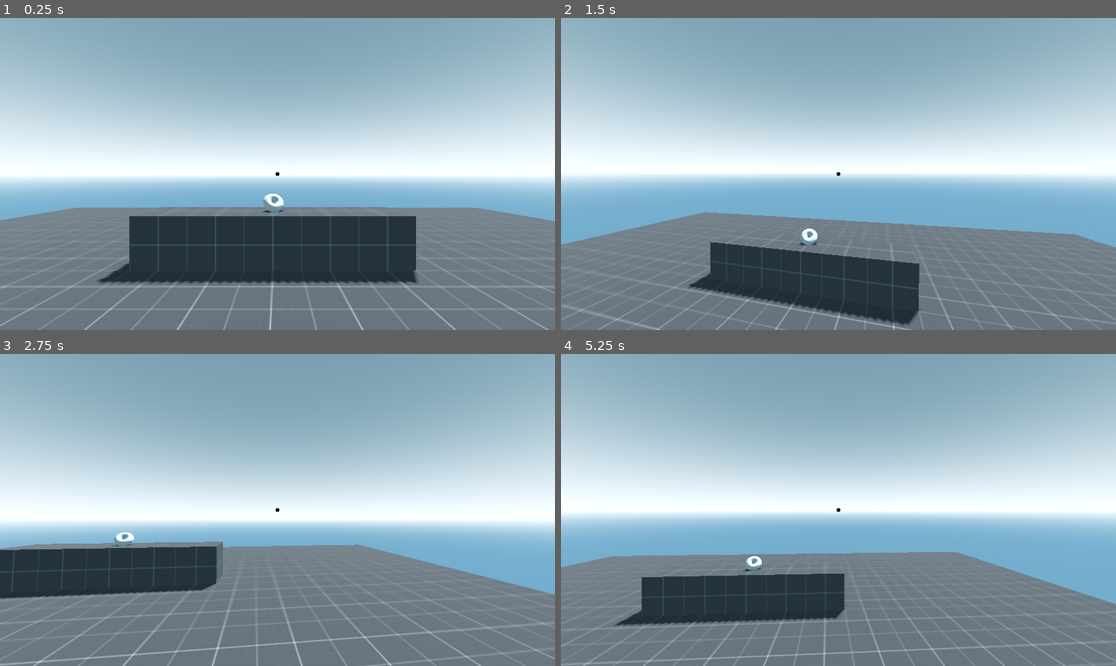
Above: before the commit, frames 1-4 (two rows, left to right).
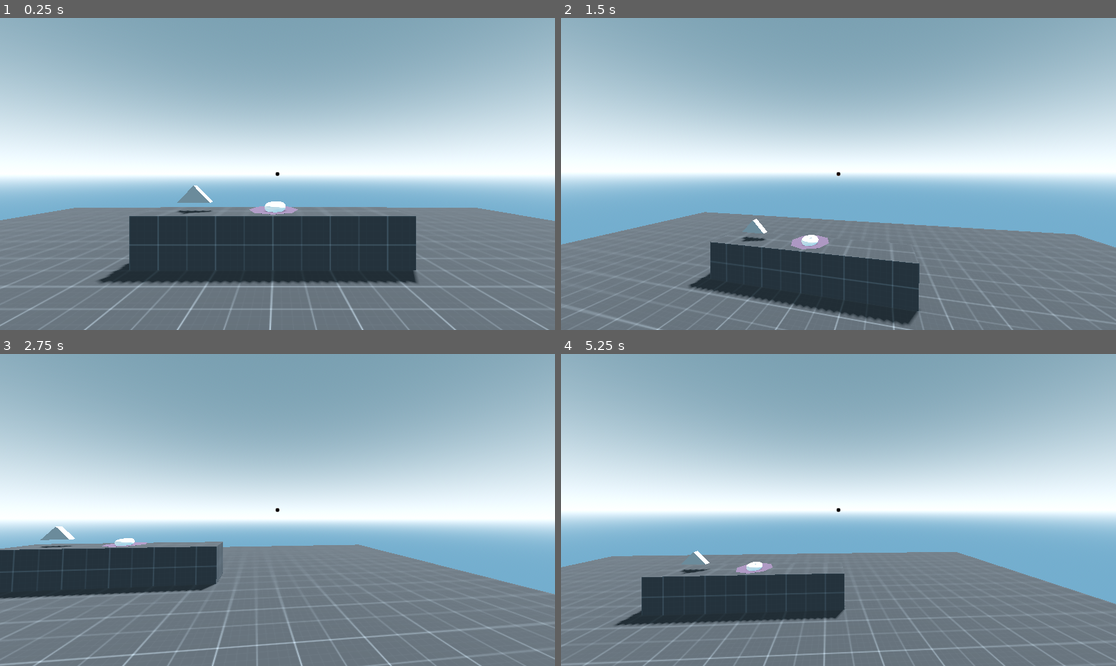
Above: after the commit, the same moments.

Repository: groundsmind/akozak
Game: Godot game, scene res://samples/scenes/test_area.tscn
Two runs of this game, one before a commit and one after it. Both use one fixed random seed, a clock stepped at 60 frames per second and the inputs below.
Inputs (mouse positions are in pixels of both pictures, inside the frame that each line leads up to):
- Up to frame 1 (0.25 s): no input
- Up to frame 2 (1.5 s): tap Enter at 0.5 s; move the mouse to (866, 174) at 0.52 s; hold D (right) 0.53-1.28 s; tap W (front) at 0.6 s; tap Space (jump) at 0.77 s; move the mouse to (810, 174) at 1.27 s; hold S (back) from 1.28 s (still down); tap Shift (sprint) at 1.35 s
- Up to frame 3 (2.75 s): tap Space (jump) at 1.52 s; move the mouse to (288, 503) at 2.02 s; release S (back) at 2.03 s; hold D (right) from 2.03 s (still down); tap E at 2.1 s
- Up to frame 4 (5.25 s): move the mouse to (832, 516) at 2.77 s; tap W (front) at 2.85, 5.1 s; tap Space (jump) at 3.02, 3.77, 4.52 s; move the mouse to (877, 513) at 3.52 s; release D (right) at 3.53 s; hold Shift (sprint) 3.53-4.28 s; hold A (left) 3.53-5.03 s; move the mouse to (794, 506) at 4.27 s; tap E at 4.35 s; move the mouse to (844, 510) at 5.02 s; hold S (back) from 5.03 s (still down)

The runs differ from the first frame. In frame 1, 0.5% of the frame differs, in the area x 31-54%, y 53-64%; in frame 2, 0.4%; in frame 3, 0.4%; in frame 4, 0.3%.

Commit message:
juice plus stuff

Diff:
--- a/nodes/Interface/InteractionHints3d.tscn
+++ b/nodes/Interface/InteractionHints3d.tscn
@@ -7,7 +7,7 @@
 
 [node name="InteractionHints3D" type="Sprite3D" unique_id=724784978]
 transform = Transform3D(0.15, 0, 0, 0, 0.15, 0, 0, 0, 0.005, 0, 0, 0)
-billboard = 1
+billboard = 2
 double_sided = false
 no_depth_test = true
 texture = SubResource("ViewportTexture_cb2or")
--- a/nodes/Interface/Prompt.tscn
+++ b/nodes/Interface/Prompt.tscn
@@ -25,7 +25,7 @@
 tint_under = Color(0.16, 0.16, 0.16, 0.5019608)
 tint_progress = Color(0.51666665, 1, 0, 0.8392157)
 
-[node name="Key" type="Label" parent="CenterContainer" unique_id=529173622]
+[node name="KeyLabel" type="Label" parent="CenterContainer" unique_id=529173622]
 layout_mode = 2
 theme_override_colors/font_outline_color = Color(0, 0, 0, 1)
 theme_override_constants/outline_size = 45
@@ -34,7 +34,7 @@
 horizontal_alignment = 1
 vertical_alignment = 1
 
-[node name="Hint" type="Label" parent="." unique_id=1840373609]
+[node name="HintLabel" type="Label" parent="." unique_id=1840373609]
 layout_mode = 2
 theme_override_constants/outline_size = 45
 theme_override_font_sizes/font_size = 146
--- a/project.godot
+++ b/project.godot
@@ -12,7 +12,7 @@
 
 config/name="interaction system"
 run/main_scene="uid://bm1q1wrq8xk14"
-config/features=PackedStringArray("4.6", "Forward Plus")
+config/features=PackedStringArray("4.7", "Forward Plus")
 config/icon="res://icon.svg"
 
 [autoload]
--- /dev/null
+++ b/samples/scenes/donut.gd
@@ -0,0 +1,24 @@
+extends MeshInstance3D
+
+@onready var donut_eat: GPUParticles3D = $"../donutEat"
+var destroyed: bool = false
+var mat = get_active_material(0)
+@onready var eaten_donut: CSGMesh3D = $"../EatenDonut"
+
+func _on_donut_interact_action_start(action: InteractSource) -> void:
+	match action.hint:
+		"Eat":
+			if not destroyed:
+				hide()
+				eaten_donut.show()
+				donut_eat.emitting = true
+		"Destroy":
+			hide()
+			eaten_donut.hide()
+			destroyed = true
+		"Glaze":
+			mat.albedo_color = Color(randf_range(0.0,1.0), randf_range(0.0,1.0), randf_range(0.0,1.0))
+		"Ponder":
+			show()
+			eaten_donut.hide()
+			destroyed = false
--- /dev/null
+++ b/samples/scenes/prism.gd
@@ -0,0 +1,9 @@
+extends MeshInstance3D
+
+var target_rotation: Vector3 = Vector3.ZERO
+
+func _process(delta: float) -> void:
+	rotation = lerp(rotation, target_rotation, delta*3)
+
+func _on_prism_interact_action_start(action: InteractSource) -> void:
+	target_rotation = Vector3(randf_range(0,2*PI), randf_range(0,2*PI), randf_range(0,2*PI))
--- a/samples/scenes/test_area.tscn
+++ b/samples/scenes/test_area.tscn
@@ -6,8 +6,10 @@
 [ext_resource type="Texture2D" uid="uid://oyl0rtfy7o18" path="res://samples/assets/kenney-prototype-textures/Dark/texture_03.png" id="2_vtm10"]
 [ext_resource type="PackedScene" uid="uid://bkglf0f73o2vu" path="res://nodes/Interactions/ReachArea3d.tscn" id="4_3fd14"]
 [ext_resource type="PackedScene" uid="uid://b5prkjja7arlv" path="res://nodes/Interactions/InteractArea3d.tscn" id="5_xnrqy"]
+[ext_resource type="Script" uid="uid://wfcimon8qyis" path="res://samples/scenes/donut.gd" id="6_dr473"]
 [ext_resource type="Script" uid="uid://rf526ervh8ar" path="res://scripts/InteractSources.gd" id="7_38h52"]
 [ext_resource type="PackedScene" uid="uid://dg24tnsodfj8a" path="res://nodes/Interface/InteractionHints3d.tscn" id="7_rivt0"]
+[ext_resource type="Script" uid="uid://dk5aep7cq1uga" path="res://samples/scenes/prism.gd" id="9_3s68p"]
 
 [sub_resource type="ShaderMaterial" id="ShaderMaterial_a0f05"]
 shader = ExtResource("1_a0f05")
@@ -43,19 +45,30 @@
 [sub_resource type="BoxMesh" id="BoxMesh_3fd14"]
 size = Vector3(5, 1, 1)
 
+[sub_resource type="StandardMaterial3D" id="StandardMaterial3D_dr473"]
+
 [sub_resource type="TorusMesh" id="TorusMesh_576i8"]
+material = SubResource("StandardMaterial3D_dr473")
 inner_radius = 0.04
 outer_radius = 0.21
 
+[sub_resource type="SphereMesh" id="SphereMesh_g4v7s"]
+radius = 0.25
+height = 0.5
+radial_segments = 16
+rings = 8
+
 [sub_resource type="Resource" id="Resource_lwqeb"]
 script = ExtResource("7_38h52")
 hint = "Eat"
+repeats = false
 metadata/_custom_type_script = "uid://rf526ervh8ar"
 
 [sub_resource type="Resource" id="Resource_dr473"]
 script = ExtResource("7_38h52")
 key = 81
 hint = "Destroy"
+repeats = false
 metadata/_custom_type_script = "uid://rf526ervh8ar"
 
 [sub_resource type="Resource" id="Resource_3s68p"]
@@ -70,10 +83,44 @@
 hint = "Ponder"
 metadata/_custom_type_script = "uid://rf526ervh8ar"
 
-[sub_resource type="SphereShape3D" id="SphereShape3D_w16va"]
-radius = 0.2907942
-
-[sub_resource type="ViewportTexture" id="ViewportTexture_38h52"]
+[sub_resource type="CylinderShape3D" id="CylinderShape3D_yf5fn"]
+height = 0.33740234
+radius = 0.28466797
+
+[sub_resource type="PrismMesh" id="PrismMesh_g4v7s"]
+size = Vector3(0.655, 0.335, 0.165)
+
+[sub_resource type="Resource" id="Resource_yf5fn"]
+script = ExtResource("7_38h52")
+key = 82
+hint = "Rotate"
+metadata/_custom_type_script = "uid://rf526ervh8ar"
+
+[sub_resource type="SphereShape3D" id="SphereShape3D_3cew3"]
+radius = 0.39628488
+
+[sub_resource type="StandardMaterial3D" id="StandardMaterial3D_g4v7s"]
+albedo_color = Color(0.3444994, 0.26779303, 0.3330377, 1)
+
+[sub_resource type="Curve" id="Curve_3s68p"]
+_data = [Vector2(0, 1), 0.0, 0.0, 0, 0, Vector2(0.5314286, 0), 0.0, 0.0, 0, 0]
+point_count = 2
+
+[sub_resource type="CurveTexture" id="CurveTexture_d0u6y"]
+curve = SubResource("Curve_3s68p")
+
+[sub_resource type="ParticleProcessMaterial" id="ParticleProcessMaterial_57qmd"]
+direction = Vector3(0, 1, 0)
+spread = 30.446
+initial_velocity_min = 3.0
+initial_velocity_max = 3.0
+scale_curve = SubResource("CurveTexture_d0u6y")
+
+[sub_resource type="SphereMesh" id="SphereMesh_yf5fn"]
+radius = 0.063
+height = 0.128
+
+[sub_resource type="ViewportTexture" id="ViewportTexture_3s68p"]
 viewport_path = NodePath("SubViewport")
 
 [node name="test area" type="Node3D" unique_id=2025112010]
@@ -141,18 +188,58 @@
 material = SubResource("StandardMaterial3D_xnrqy")
 
 [node name="Interactible" type="Node3D" parent="." unique_id=1404419069]
+transform = Transform3D(1, 0, 0, 0, 1, 0, 0, 0, 1, 0, 1.0412221, -4.082488)
+
+[node name="EatenDonut" type="CSGMesh3D" parent="Interactible" unique_id=627258328]
+transform = Transform3D(-0.1262583, -0.034844987, 0.9913852, 0.05915871, 0.99733955, 0.04258847, -0.9902319, 0.064026184, -0.123860955, 0.03347969, -0.010897517, 0.10514045)
+visible = false
+mesh = SubResource("TorusMesh_576i8")
+
+[node name="CSGMesh3D" type="CSGMesh3D" parent="Interactible/EatenDonut" unique_id=666046977]
+transform = Transform3D(0.9999997, 7.4505806e-08, -2.9802322e-08, 4.902141e-08, 0.9999996, 0, 3.7865128e-08, -2.9802322e-08, 0.9999999, -0.094810754, 0.0052206516, -0.22173858)
+operation = 2
+mesh = SubResource("SphereMesh_g4v7s")
 
 [node name="Donut" type="MeshInstance3D" parent="Interactible" unique_id=1814314713]
-transform = Transform3D(0.9373002, 0.2589135, -0.23330683, -0.348523, 0.6963089, -0.6274437, 0, 0.6694159, 0.74288785, 0, 1.1109288, -4)
+transform = Transform3D(-0.1262583, -0.034844987, 0.9913852, 0.05915871, 0.99733955, 0.04258847, -0.9902319, 0.064026184, -0.123860955, 0.03347969, -0.010897517, 0.10514045)
 mesh = SubResource("TorusMesh_576i8")
-
-[node name="InteractArea3D" parent="Interactible/Donut" unique_id=1000797918 instance=ExtResource("5_xnrqy")]
+script = ExtResource("6_dr473")
+
+[node name="DonutInteract" parent="Interactible/Donut" unique_id=968387031 instance=ExtResource("5_xnrqy")]
 interactions = Array[ExtResource("7_38h52")]([SubResource("Resource_lwqeb"), SubResource("Resource_dr473"), SubResource("Resource_3s68p"), SubResource("Resource_87btr")])
 
-[node name="CollisionShape3D" type="CollisionShape3D" parent="Interactible/Donut/InteractArea3D" unique_id=417753814]
-transform = Transform3D(0.9999999, 4.4703484e-08, -2.9802322e-08, 2.2311522e-08, 0.9999998, 0, 8.2236875e-09, 0, 0.9999999, 0.006852716, -0.01369071, 0.012336731)
-shape = SubResource("SphereShape3D_w16va")
+[node name="CollisionShape3D" type="CollisionShape3D" parent="Interactible/Donut/DonutInteract" unique_id=1153561849]
+transform = Transform3D(1, -5.9604645e-08, 2.3841858e-07, -7.450581e-09, 1, 3.4458935e-08, 0, 4.656613e-09, 0.9999965, 0, 0.009521484, 0)
+shape = SubResource("CylinderShape3D_yf5fn")
+
+[node name="prism" type="MeshInstance3D" parent="Interactible" unique_id=1954889864]
+transform = Transform3D(1, 0, 0, 0, 1, 0, 0, 0, 1, -1.5580866, 0.24539936, 0.08800411)
+mesh = SubResource("PrismMesh_g4v7s")
+script = ExtResource("9_3s68p")
+
+[node name="PrismInteract" parent="Interactible/prism" unique_id=1255223616 instance=ExtResource("5_xnrqy")]
+interactions = Array[ExtResource("7_38h52")]([SubResource("Resource_yf5fn")])
+
+[node name="CollisionShape3D" type="CollisionShape3D" parent="Interactible/prism/PrismInteract" unique_id=1384009891]
+transform = Transform3D(1, 0, 0, 0, 1, 0, 0, 0, 1, 0, 0.021484375, 0)
+shape = SubResource("SphereShape3D_3cew3")
+
+[node name="CSGCylinder3D" type="CSGCylinder3D" parent="Interactible" unique_id=1413144195]
+transform = Transform3D(1, 0, 0, 0, 1, 0, 0, 0, 1, 0, -0.08251417, 0)
+height = 0.001
+material = SubResource("StandardMaterial3D_g4v7s")
+
+[node name="donutEat" type="GPUParticles3D" parent="Interactible" unique_id=702759714]
+emitting = false
+one_shot = true
+explosiveness = 1.0
+randomness = 1.0
+process_material = SubResource("ParticleProcessMaterial_57qmd")
+draw_pass_1 = SubResource("SphereMesh_yf5fn")
 
 [node name="InteractionHints3D" parent="." unique_id=724784978 instance=ExtResource("7_rivt0")]
 visible = false
-texture = SubResource("ViewportTexture_38h52")
+texture = SubResource("ViewportTexture_3s68p")
+
+[connection signal="action_start" from="Interactible/Donut/DonutInteract" to="Interactible/Donut" method="_on_donut_interact_action_start"]
+[connection signal="action_start" from="Interactible/prism/PrismInteract" to="Interactible/prism" method="_on_prism_interact_action_start"]
--- a/scripts/GlobalInteractData.gd
+++ b/scripts/GlobalInteractData.gd
@@ -4,6 +4,7 @@
 var current_area: InteractArea3D
 
 signal interacting(interaction)
+signal interaction_over(interaction)
 signal interaction_available(interacts: Array[InteractSource], interact_area: InteractArea3D)
 signal interaction_unavailable()
 
@@ -16,6 +17,8 @@
 	current_area = null
 	interaction_unavailable.emit()
 
-func is_interacting() -> void:
-	# make timer and shit
-	pass
+func is_interacting(action: InteractSource) -> void:
+	interacting.emit(action)
+
+func finished_interaction(action: InteractSource) -> void:
+	interaction_over.emit(action)
--- a/scripts/InteractArea3D.gd
+++ b/scripts/InteractArea3D.gd
@@ -2,24 +2,38 @@
 extends Area3D
 
 @onready var timer: Timer
-signal action_start(interaction_name)
-signal action_end(interaction_name)
+signal action_start(action: InteractSource)
+signal action_cancel(action: InteractSource)
+signal action_finish(action: InteractSource)
 signal interaction_available
 signal interaction_unavailable
+var action_timer: SceneTreeTimer
+var action_over: bool = false
 
 @export var interactions: Array[InteractSource] = []
 
 func _ready() -> void:
 	set_process_unhandled_input(false)
 
+func _process(_delta: float) -> void:
+	if action_over:
+		get_viewport().set_input_as_handled()
+
 func _unhandled_input(event: InputEvent) -> void:
-	if event is InputEventKey and event.is_pressed() and not event.is_echo():
+	if event is InputEventKey and not event.is_echo():
 		var key = event.keycode
 		for action in interactions:
 			if key == action.key:
-				action_start.emit(action.hint)
-				get_tree().create_timer(action.duration).timeout.connect(func(): action_end.emit(action.hint))
-				get_viewport().set_input_as_handled()
+				if event.is_pressed():
+					action_start.emit(action)
+					GlobalInteractData.is_interacting(action)
+					action_timer = get_tree().create_timer(action.duration)
+					action_timer.timeout.connect(_on_interaction_finish.bind(action))
+					action_timer.timeout.connect(GlobalInteractData.finished_interaction.bind(action))
+				if event.is_released():
+					action_cancel.emit(action)
+					action_timer = null
+					GlobalInteractData.finished_interaction(action)
 
 func _on_area_entered(_area: Area3D) -> void:
 	set_process_unhandled_input(true)
@@ -30,3 +44,6 @@
 	set_process_unhandled_input(false)
 	GlobalInteractData.clear_interactor()
 	interaction_unavailable.emit()
+
+func _on_interaction_finish(action):
+	action_finish.emit(action)
--- a/scripts/InteractSources.gd
+++ b/scripts/InteractSources.gd
@@ -3,5 +3,6 @@
 
 @export var key: Key = KEY_E
 @export var hint: String = "Interact"
+@export var repeats: bool = true
 @export var duration: float = 0.5
 var interacting: bool = false
--- a/scripts/InteractionHints3D.gd
+++ b/scripts/InteractionHints3D.gd
@@ -7,14 +7,11 @@
 	GlobalInteractData.interaction_available.connect(_on_interaction_available)
 	GlobalInteractData.interaction_unavailable.connect(_on_interaction_unavailable)
 
-func _process(_delta: float) -> void:
-	pass
-
 func _on_interaction_available(interacts: Array[InteractSource], interact_area: InteractArea3D) -> void:
 	for action in interacts:
 		var new_prompt = PROMPT.instantiate()
-		prompt_to_action(new_prompt, action)
 		prompt_container.add_child(new_prompt)
+		new_prompt.set_action(action)
 
 	global_transform.origin = interact_area.global_transform.origin + Vector3(0.0, 0.5, 0.0)
 	show()
@@ -23,6 +20,3 @@
 	for prompt in prompt_container.get_children():
 		prompt.queue_free()
 	hide()
-
-func prompt_to_action(prompt: Control, action: InteractSource) -> void:
-	prompt.connect_action(action)
--- a/scripts/action_prompt.gd
+++ b/scripts/action_prompt.gd
@@ -1,23 +1,34 @@
 extends HBoxContainer
 
-@onready var key: Label = $CenterContainer/Key
-@onready var hint: Label = $Hint
+@onready var key_label: Label = $CenterContainer/KeyLabel
+@onready var hint_label: Label = $HintLabel
 @onready var progress_bar: TextureProgressBar = $CenterContainer/ProgressBar
+var action: InteractSource
+var curr_tween: Tween
 
-# Called when the node enters the scene tree for the first time.
 func _ready() -> void:
-	pass
+	GlobalInteractData.interacting.connect(_bump)
+	GlobalInteractData.interaction_over.connect(_bump_back)
+	key_label.pivot_offset = key_label.size/2
 
-# Called every frame. 'delta' is the elapsed time since the previous frame.
-func _process(delta: float) -> void:
-	update_progressbar()
-
-func connect_action(action: InteractSource) -> void:
-	key.text = OS.get_keycode_string(action.key)
-	hint.text = action.hint
+func set_action(gid_action: InteractSource) -> void:
+	action = gid_action
+	key_label.text = OS.get_keycode_string(action.key)
+	hint_label.text = action.hint
 	progress_bar.max_value = action.duration
 
+func _bump(curr_action) -> void:
+	if OS.get_keycode_string(curr_action.key) == key_label.text:
+		if curr_tween:
+			curr_tween.kill()
+		key_label.scale = Vector2(2.0, 0.5)
+		key_label.rotation += randf_range(deg_to_rad(-45), deg_to_rad(45))
 
-func update_progressbar() -> void:
-	# make value go up with timer
-	pass
+func _bump_back(curr_action) -> void:
+	if OS.get_keycode_string(curr_action.key) == key_label.text:
+		add_tween(key_label, "scale", Vector2(1.0, 1.0), 0.1, Tween.TRANS_EXPO)
+		add_tween(key_label, "rotation", 0.0, 0.1, Tween.TRANS_EXPO)
+
+func add_tween(object, property: String, value, seconds: float, transition_type) -> void:
+	curr_tween = get_tree().create_tween()
+	curr_tween.tween_property(object, property, value, seconds).set_trans(transition_type)
Not shown, added: samples/scenes/donut.gd.uid
Not shown, added: samples/scenes/prism.gd.uid
